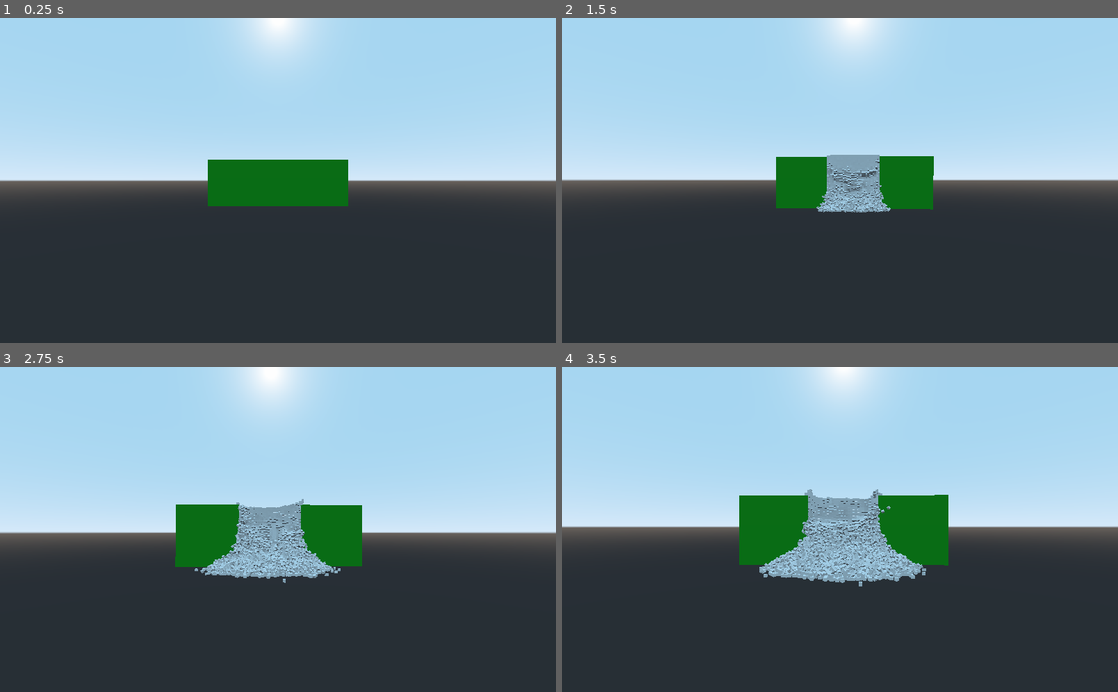
Above: before the commit, frames 1-4 (two rows, left to right).
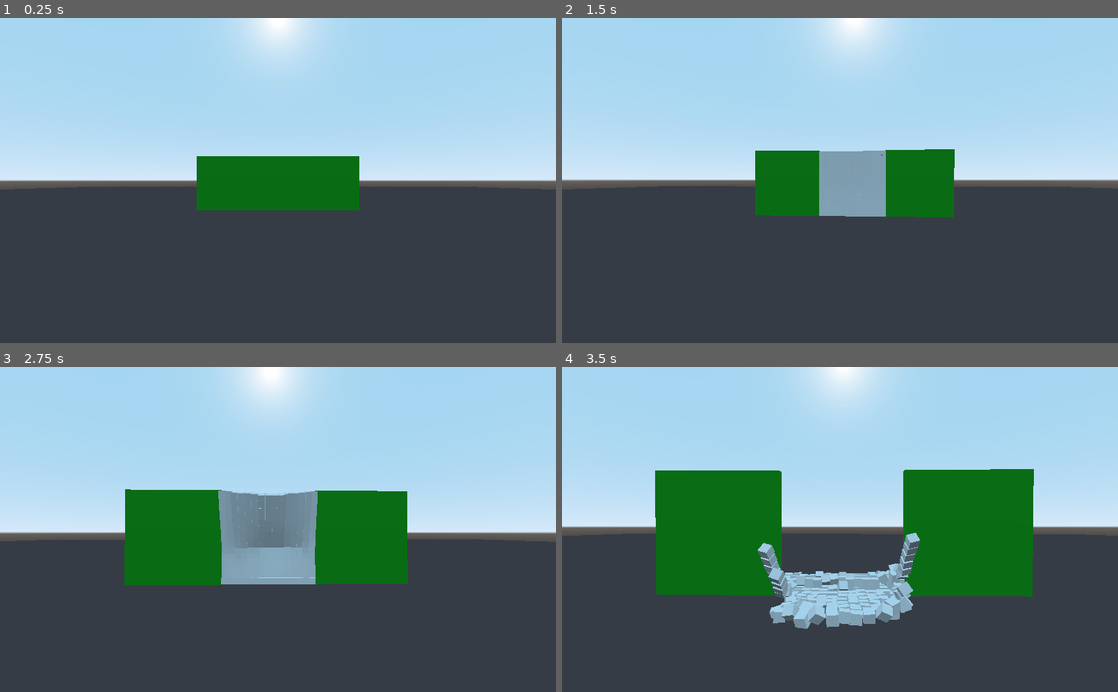
Above: after the commit, the same moments.

Repository: Gedas-S/what-minotaur
Game: Godot game, scene res://Maze.tscn
Two runs of this game, one before a commit and one after it. Both use one fixed random seed, a clock stepped at 60 frames per second and the inputs below.
Inputs (mouse positions are in pixels of both pictures, inside the frame that each line leads up to):
- Up to frame 1 (0.25 s): no input
- Up to frame 2 (1.5 s): tap Enter at 0.5 s; move the mouse to (867, 180) at 0.52 s; hold W from 0.53 s (still down); tap E at 0.6, 1.35 s; move the mouse to (812, 180) at 1.27 s
- Up to frame 3 (2.75 s): keep holding W; move the mouse to (289, 523) at 2.02 s; tap E at 2.1 s
- Up to frame 4 (3.5 s): keep holding W; move the mouse to (834, 536) at 2.77 s; tap E at 2.85 s

The runs differ from the first frame. In frame 1, 1.4% of the frame differs, in the area x 2-98%, y 42-60%; in frame 2, 3.7%; in frame 3, 11%; in frame 4, 23%, in the area x 3-98%, y 31-81%.

Commit message:
despawn rubble

Diff:
--- a/Maze.tscn
+++ b/Maze.tscn
@@ -10,6 +10,13 @@
 
 [sub_resource type="BoxShape" id=2]
 extents = Vector3( 50, 1, 50 )
+
+[sub_resource type="SpatialMaterial" id=4]
+albedo_color = Color( 0.337255, 0.278431, 0.278431, 1 )
+
+[sub_resource type="CubeMesh" id=3]
+material = SubResource( 4 )
+size = Vector3( 100, 2, 100 )
 
 [node name="Maze" type="Spatial"]
 
@@ -29,14 +36,19 @@
 transform = Transform( 1, 0, 0, 0, 1, 0, 0, 0, 1, 0, -1, 0 )
 shape = SubResource( 2 )
 
+[node name="MeshInstance" type="MeshInstance" parent="Floor"]
+transform = Transform( 1, 0, 0, 0, 1, 0, 0, 0, 1, 0, -1, 0 )
+mesh = SubResource( 3 )
+material/0 = null
+
 [node name="WallSegment" parent="." instance=ExtResource( 2 )]
-transform = Transform( 1, 0, 0, 0, 1, 0, 0, 0, 1, -3, 0, -5 )
+transform = Transform( 1, 0, 0, 0, 1, 0, 0, 0, 1, -3, 0, -3.00368 )
 BreakableWall = ExtResource( 3 )
 
 [node name="WallSegment2" parent="." instance=ExtResource( 2 )]
-transform = Transform( 1, 0, 0, 0, 1, 0, 0, 0, 1, 0, 0, -5 )
+transform = Transform( 1, 0, 0, 0, 1, 0, 0, 0, 1, 0, 0, -3.00368 )
 BreakableWall = ExtResource( 3 )
 
 [node name="WallSegment3" parent="." instance=ExtResource( 2 )]
-transform = Transform( 1, 0, 0, 0, 1, 0, 0, 0, 1, 3, 0, -5 )
+transform = Transform( 1, 0, 0, 0, 1, 0, 0, 0, 1, 3, 0, -3.00368 )
 BreakableWall = ExtResource( 3 )
--- a/Player.gd
+++ b/Player.gd
@@ -1,6 +1,6 @@
 extends KinematicBody
 
-export var speed = 100
+export var speed = 150
 export var sensitivity = 1
 var velocity = Vector3(0,0,0)
 var esc_capture = false
--- a/walls/BreakableWall.gd
+++ b/walls/BreakableWall.gd
@@ -5,7 +5,8 @@
 var height = 3
 var width = 3
 var thickness = 0.2
-var rubble = 0.1
+var rubble = 0.2
+var pieces = []
 
 func _ready():
 	var origin = Vector3(-(width - rubble)/2, rubble/2, -(thickness - rubble)/2)
@@ -15,3 +16,13 @@
 				var box = Rubble.instance()
 				box.translate(origin + Vector3(i, j, k) * rubble)
 				add_child(box)
+				pieces.append(box)
+
+func despawn():
+	for piece in pieces:
+		piece.remove_child(piece.get_node("CollisionShape"))
+	var timer = Timer.new()
+	timer.connect("timeout",self,"queue_free")
+	timer.set_wait_time(1)
+	add_child(timer)
+	timer.start()
--- a/walls/Rubble.tscn
+++ b/walls/Rubble.tscn
@@ -1,11 +1,11 @@
 [gd_scene load_steps=3 format=2]
 
 [sub_resource type="BoxShape" id=1]
-margin = 0.001
-extents = Vector3( 0.05, 0.05, 0.05 )
+margin = 0.01
+extents = Vector3( 0.1, 0.1, 0.1 )
 
 [sub_resource type="CubeMesh" id=2]
-size = Vector3( 0.1, 0.1, 0.1 )
+size = Vector3( 0.2, 0.2, 0.2 )
 
 [node name="RigidBody" type="RigidBody"]
 transform = Transform( 1, 0, 0, 0, 1, 0, 0, 0, 1, 0, 0.05, 0 )
--- a/walls/WallSegment.gd
+++ b/walls/WallSegment.gd
@@ -2,7 +2,21 @@
 
 export (PackedScene) var BreakableWall
 
+var shattered = false
+var broken = BreakableWall
 func shatter():
+	if shattered:
+		return
+	shattered = true
 	remove_child(get_node("MeshInstance"))
 	remove_child(get_node("StaticBody"))
-	add_child(BreakableWall.instance())
+	broken = BreakableWall.instance()
+	add_child(broken)
+	var timer = Timer.new()
+	timer.connect("timeout",self,"despawn")
+	timer.set_wait_time(60)
+	add_child(timer)
+	timer.start()
+
+func despawn():
+	broken.despawn()
Not shown: 1 places in Maze.tscn that only renumber resources
